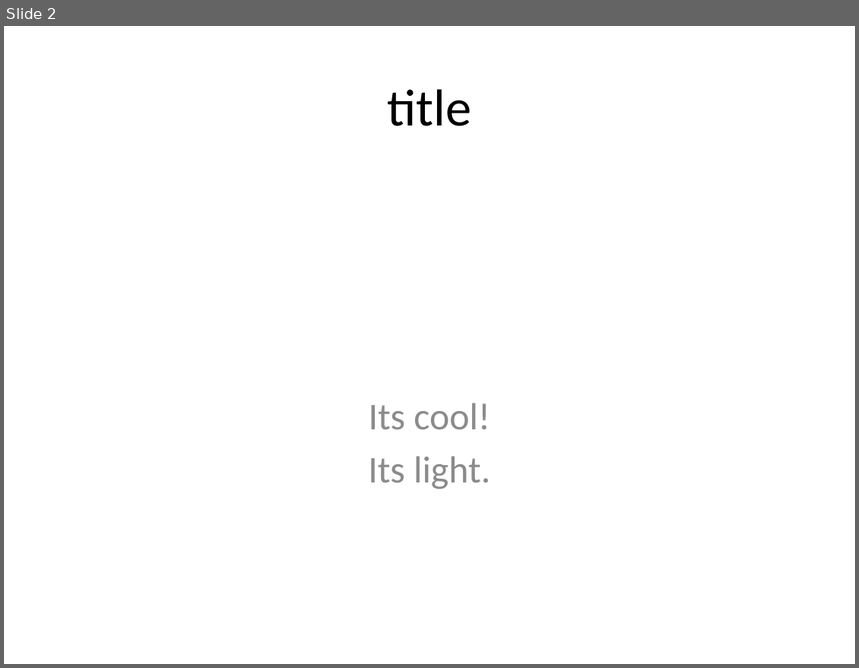
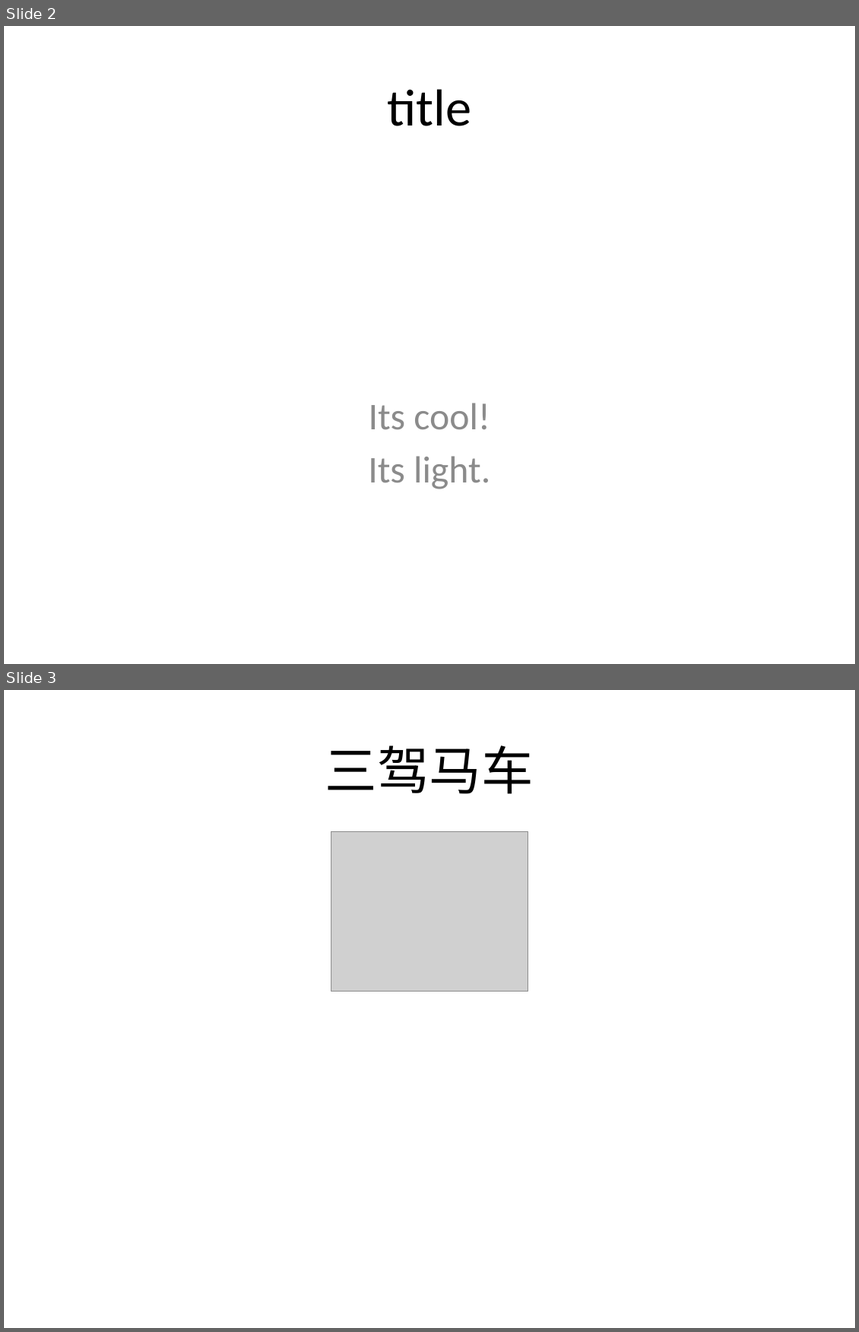
Before and after one commit to kc-train/img-to-pdf-service, a slide deck: sample.pptx. Shown one above the other, each under a label of ours: slide 2 before the commit, slides 2 and 3 after it. The pictures are 859x668 and 859x1332 pixels, drawn with LibreOffice and Linux fonts; fonts in the diff are those of the drawing; grey boxes stand for pictures. Boxes give left, top, right and bottom in pixels: in the first picture for what was removed or moved away, otherwise in the second. Text is boxed around its words. In the diff, an @@ line names an element or a change of style, - is before the commit and + after.

```diff
--- a/sample.pptx
+++ b/sample.pptx
@@ slide 3 added at <box>4,690,855,1328</box>, background #FFFFFF @@
@@ title added at <box>325,745,534,794</box>, 44 pt, text #000000 @@
+三驾马车
@@ picture added at <box>331,832,528,992</box> @@
```
Also in this commit, not shown: 2 other slides added, 3 slides removed, 48 other files.
